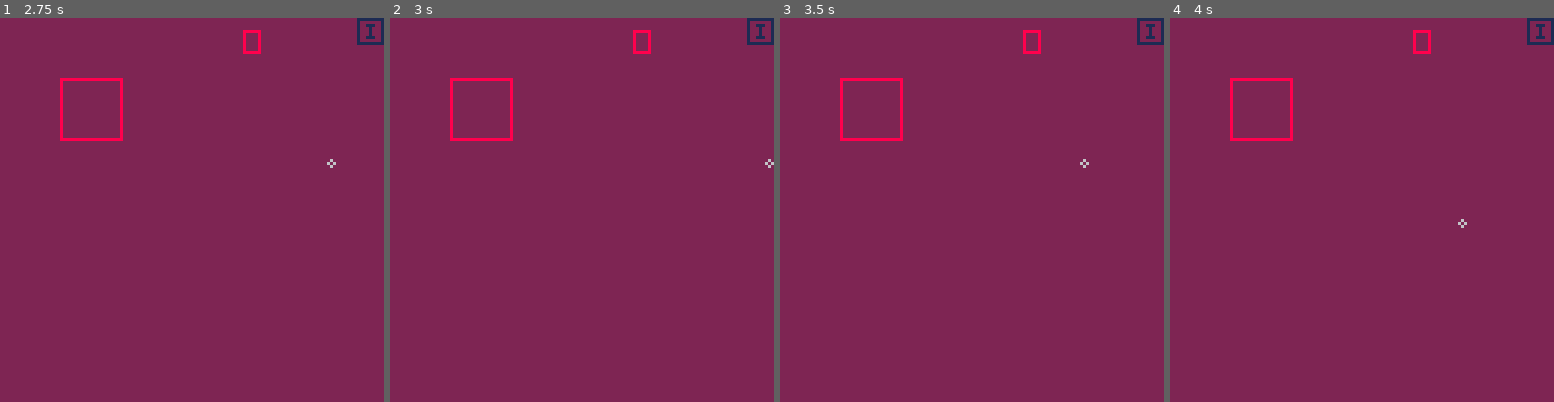
Above: before the commit, frames 1-4 (left to right).
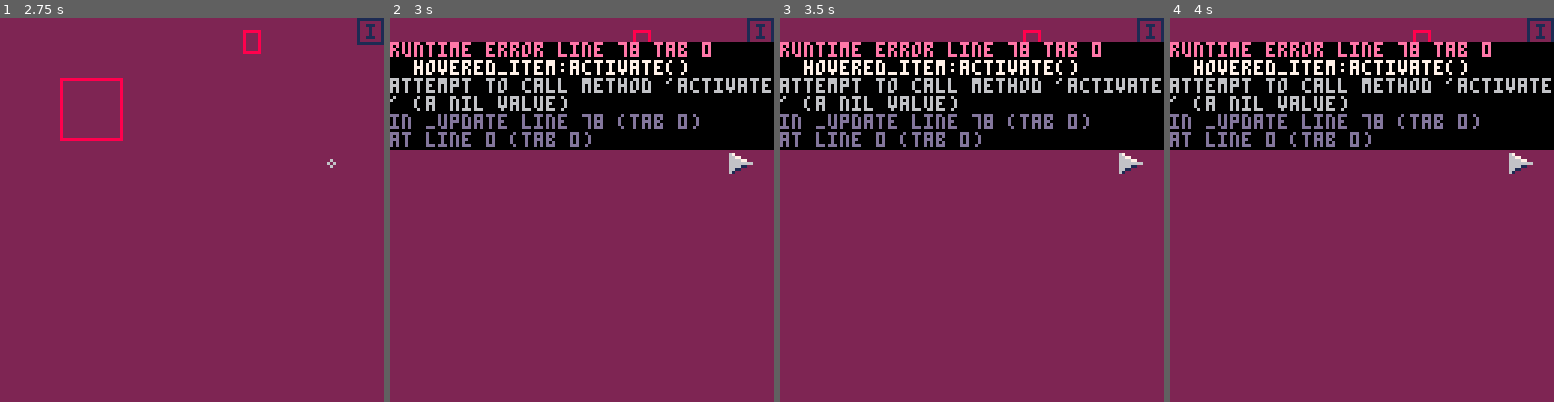
Above: after the commit, the same moments.

Repository: LuosRestil/pico8
Game: PICO-8 cartridge room/room.p8
Two runs of this game, one before a commit and one after it. Both use one fixed random seed, a clock stepped at 60 frames per second and the inputs below.
Inputs:
- Up to frame 1 (2.75 s): tap X (X key) at 0.33, 1.07, 1.85 s; tap O (Z key) at 0.7, 1.7, 2.1, 2.5 s; hold Right 1.6-2.1 s; hold Up 2.15-2.42 s; hold Right from 2.47 s (still down)
- Up to frame 2 (3 s): keep holding Right; tap O (Z key) at 2.9 s; tap X (X key) at 2.97 s
- Up to frame 3 (3.5 s): release Right at 3.03 s; hold Left from 3.08 s (still down); tap O (Z key) at 3.3 s
- Up to frame 4 (4 s): release Left at 3.58 s; hold Down 3.63-3.97 s; tap O (Z key) at 3.7 s

Frame 1 is identical in both runs. In frame 2, 28% of the frame differs, in the area x 0-100%, y 6-41%; in frame 3, 28%; in frame 4, 28%.
Error after the commit: runtime error line 78 tab 0; hovered_item:activate(); attempt to call method 'activate' (a nil value)

Commit message:
room scenes navigation

Diff:
--- a/room/room.p8
+++ b/room/room.p8
@@ -2,8 +2,8 @@
 version 42
 __lua__
 --main
-local rooms={}
-local room=""
+local scenes={}
+local scene=""
 local hovered_item=nil
 local ptr={x=64,y=64}
 local ptr_spr={x=0,y=8,dim=3}
@@ -14,12 +14,18 @@
 local inv_open=false
 local inv_idx=1
 local active_item=nil
+--navigation
+local nav
+local nav_r
+local nav_l
+local nav_b
+--debug stuff
 dbg="" --debug message
 draw_hitboxes=true
 
 function _init()
-	rooms=init_rooms()
-	for _,rm in pairs(rooms) do
+	scenes=init_scenes()
+	for _,rm in pairs(scenes) do
 		for _,item in pairs(rm.items) do
 			local lines=split(item.desc,"\n")
 			for line in all(lines) do
@@ -27,7 +33,8 @@
 			end
 		end
 	end
-	room="start"
+	scene="start"
+	init_nav()
 	init_inv_btn()
 	init_test_inv()
 end
@@ -46,7 +53,8 @@
 		btn(➡️) or
 		btn(⬅️) or
 		btn(⬆️) or
-		btn(⬇️)
+		btn(⬇️) or
+		btn(❎)
 	then
 		msg=nil
 	end
@@ -64,21 +72,23 @@
 		ptr.y=mid(0,127,ptr.y+2)
 	end
 
-	hover(rooms[room])
-
-	if hovered_item~=nil then
-			if btnp(🅾️) then
-				hovered_item:activate()
-			elseif btnp(❎) then
-				msg=nil
-			end
+	hover(scenes[scene])
+
+	if
+		btnp(🅾️) and
+		hovered_item~=nil
+	then
+		hovered_item:activate()
+		active_item=nil
 	end
 end
 
 function _draw()
-	cls(clrs.purple)
-	assert(rooms[room]~=nil)
-	draw_room(rooms[room])
+	--scene
+	assert(scenes[scene]~=nil)
+	cls(scenes[scene].bg)
+	draw_items(scenes[scene])
+	--ui
 	draw_inv_btn()
 	if inv_open then
 		draw_inv()
@@ -92,10 +102,22 @@
 end
 
 function draw_ptr()
-	if active_item~=nil then
+	if not empty(nav) then
+		draw_nav_ptr()
+	elseif active_item~=nil then
 		draw_item_ptr()
 	else
 		draw_normal_ptr()
+	end
+end
+
+function draw_nav_ptr()
+	if nav.r then
+		spr(32,ptr.x-7,ptr.y-3)
+	elseif nav.l then
+		spr(33,ptr.x,ptr.y-3)
+	elseif nav.b then
+		spr(34,ptr.x-4,ptr.y-7)
 	end
 end
 
@@ -146,20 +168,29 @@
 		ptr.y-2)
 end
 
-function draw_room(room)
-	for k,v in pairs(room.items) do
-		v:draw()
-		if draw_hitboxes then
-			draw_hitbox(v)
-		end
-	end
-end
-
 --determine whether we're
---hovering over an item
-function hover(room)
+--hovering over something
+function hover(scene)
 	hovered_item=nil
-	for k,v in pairs(room.items) do
+
+	--navigation
+	nav={}
+	if colliding(ptr,nav_r)
+	then
+		nav.r=true
+		hovered_item=nav
+	elseif colliding(ptr,nav_l)
+	then
+		nav.l=true
+		hovered_item=nav
+	elseif colliding(ptr,nav_b)
+	then
+		nav.b=true
+		hovered_item=nav
+	end
+
+	for k,v in pairs(scene.items)
+	do
 		if colliding(ptr,v) then
 			hovered_item=v
 		end
@@ -171,10 +202,10 @@
 end
 
 function colliding(ptr,item)
-	return ptr.x>=item.pos.x and
-		ptr.x<=item.pos.x+item.w and
-		ptr.y>=item.pos.y and
-		ptr.y<=item.pos.y+item.h
+	return ptr.x>=item.x and
+		ptr.x<=item.x+item.w and
+		ptr.y>=item.y and
+		ptr.y<=item.y+item.h
 end
 
 function draw_msg()
@@ -223,21 +254,52 @@
 		clrs.yellow)
 end
 
+function init_nav()
+	nav={}
+	nav_r={
+		x=120,y=8,w=8,h=128-16,
+		activate=function()
+			if scenes[scene].right then
+				scene=scenes[scene].right
+			end
+		end}
+	nav_l={
+		x=0,y=8,w=8,h=128-16,
+		activate=function()
+			if scenes[scene].left then
+				scene=scenes[scene].left
+			end
+		end}
+	nav_b={
+		x=8,y=120,w=128-16,h=8,
+		activate=function()
+			if scenes[scene].back then
+				scene=scenes[scene].back
+			end
+		end}
+end
 
 -->8
---rooms
-function init_rooms()
+--scenes
+function init_scenes()
 	return {
-		start=init_room_start()
+		start=init_scene_start(),
+		right=init_scene_right(),
+		left=init_scene_left(),
+		inner=init_scene_inner()
 	}
 end
 
-function init_room_start()
+function init_scene_start()
 	return {
+		bg=clrs.purple,
+		left="left",
+		right="right",
+		back=nil,
 		items={
 			test={
 				name="test item",
-				pos={x=20,y=20},
+				x=20,y=20,
 				w=20,h=20,
 				desc=[[a profoundly
 uninteresting
@@ -249,7 +311,7 @@
 			},
 			test2={
 				name="boogie",
-				pos={x=81,y=4},
+				x=81,y=4,
 				w=5,h=7,
 				desc=[[sometimes you just
 gotta boogie]],
@@ -262,12 +324,44 @@
 	}
 end
 
+function init_scene_right()
+	return {
+		bg=clrs.red,
+		left="start",
+		items={}
+	}
+end
+
+function init_scene_left()
+	return {
+		bg=clrs.yellow,
+		right="start",
+		items={}
+	}
+end
+
+function init_scene_inner()
+	return {
+		bg=clrs.brown,
+		back="start",
+		items={}
+	}
+end
+
+function draw_items(scene)
+	for k,v in pairs(scene.items)
+	do
+		v:draw()
+		if draw_hitboxes then
+			draw_hitbox(v)
+		end
+	end
+end
+
 function draw_hitbox(item)
 	rect(
-		item.pos.x,
-		item.pos.y,
-		item.pos.x+item.w,
-		item.pos.y+item.h,
+		item.x,item.y,
+		item.x+item.w,item.y+item.h,
 		clrs.red)
 end
 -->8
@@ -377,25 +471,25 @@
 function init_inv_btn()
 	inv_btn={
 		name="inventory button",
-		pos={x=119,y=0},
+		x=119,y=0,
 		w=8,h=8,
 		draw=function(self)
 			if hovered_item==self then
 				rectfill(
-					self.pos.x,
-					self.pos.y,
-					self.pos.x+self.w,
-					self.pos.y+self.h,
+					self.x,
+					self.y,
+					self.x+self.w,
+					self.y+self.h,
 					clrs.white)
 			end
 			rect(
-				self.pos.x,
-				self.pos.y,
-				self.pos.x+self.w,
-				self.pos.y+self.h,
+				self.x,
+				self.y,
+				self.x+self.w,
+				self.y+self.h,
 				clrs.navy)
 			print("i",
-				self.pos.x+3,self.pos.y+2,
+				self.x+3,self.y+2,
 				clrs.navy)
 		end,
 		activate=function(self)
@@ -466,6 +560,13 @@
 --util
 function txt_w(txt)
 	return #txt*3+#txt-1
+end
+
+function empty(table)
+	for _ in pairs(table) do
+		return false
+	end
+	return true
 end
 __gfx__
 00000000007000000777700060000000000000000000000000000000000000000000000000000000000000000000000000000000000000000000000000000000
@@ -484,14 +585,14 @@
 00000000000770007777777722228888cccccccc0000000000000000000000000000000000000000000000000000000000000000000000000000000000000000
 00000000000660006777777005500550000000000000000000000000000000000000000000000000000000000000000000000000000000000000000000000000
 00000000000660000677777700000000000000000000000000000000000000000000000000000000000000000000000000000000000000000000000000000000
-00000000000000000000000000000000000000000000000000000000000000000000000000000000000000000000000000000000000000000000000000000000
-00000000000000000000000000000000000000000000000000000000000000000000000000000000000000000000000000000000000000000000000000000000
-00000000000000000000000000000000000000000000000000000000000000000000000000000000000000000000000000000000000000000000000000000000
-00000000000000000000000000000000000000000000000000000000000000000000000000000000000000000000000000000000000000000000000000000000
-00000000000000000000000000000000000000000000000000000000000000000000000000000000000000000000000000000000000000000000000000000000
-00000000000000000000000000000000000000000000000000000000000000000000000000000000000000000000000000000000000000000000000000000000
-00000000000000000000000000000000000000000000000000000000000000000000000000000000000000000000000000000000000000000000000000000000
-00000000000000000000000000000000000000000000000000000000000000000000000000000000000000000000000000000000000000000000000000000000
+67000000000000760666666600000000000000000000000000000000000000000000000000000000000000000000000000000000000000000000000000000000
+66770000000077660166666700000000000000000000000000000000000000000000000000000000000000000000000000000000000000000000000000000000
+66667700007766660016667000000000000000000000000000000000000000000000000000000000000000000000000000000000000000000000000000000000
+66666666666666660016667000000000000000000000000000000000000000000000000000000000000000000000000000000000000000000000000000000000
+66661100001166660001670000000000000000000000000000000000000000000000000000000000000000000000000000000000000000000000000000000000
+66110000000011660001670000000000000000000000000000000000000000000000000000000000000000000000000000000000000000000000000000000000
+61000000000000160000600000000000000000000000000000000000000000000000000000000000000000000000000000000000000000000000000000000000
+00000000000000000000600000000000000000000000000000000000000000000000000000000000000000000000000000000000000000000000000000000000
 80000008b000000b0000000000000000000000000000000000000000000000000000000000000000000000000000000000000000000000000000000000000000
 080000800b0000b00000000000000000000000000000000000000000000000000000000000000000000000000000000000000000000000000000000000000000
 0080080000b00b000000000000000000000000000000000000000000000000000000000000000000000000000000000000000000000000000000000000000000
